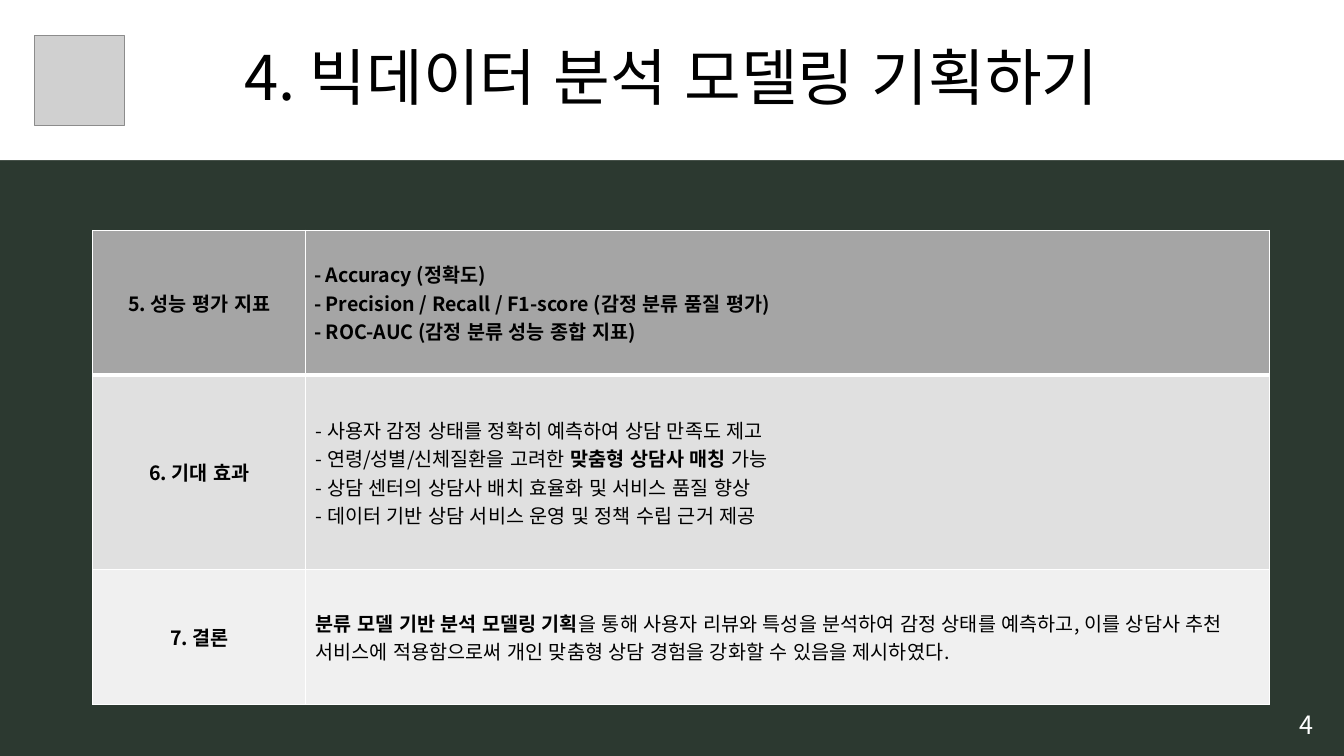
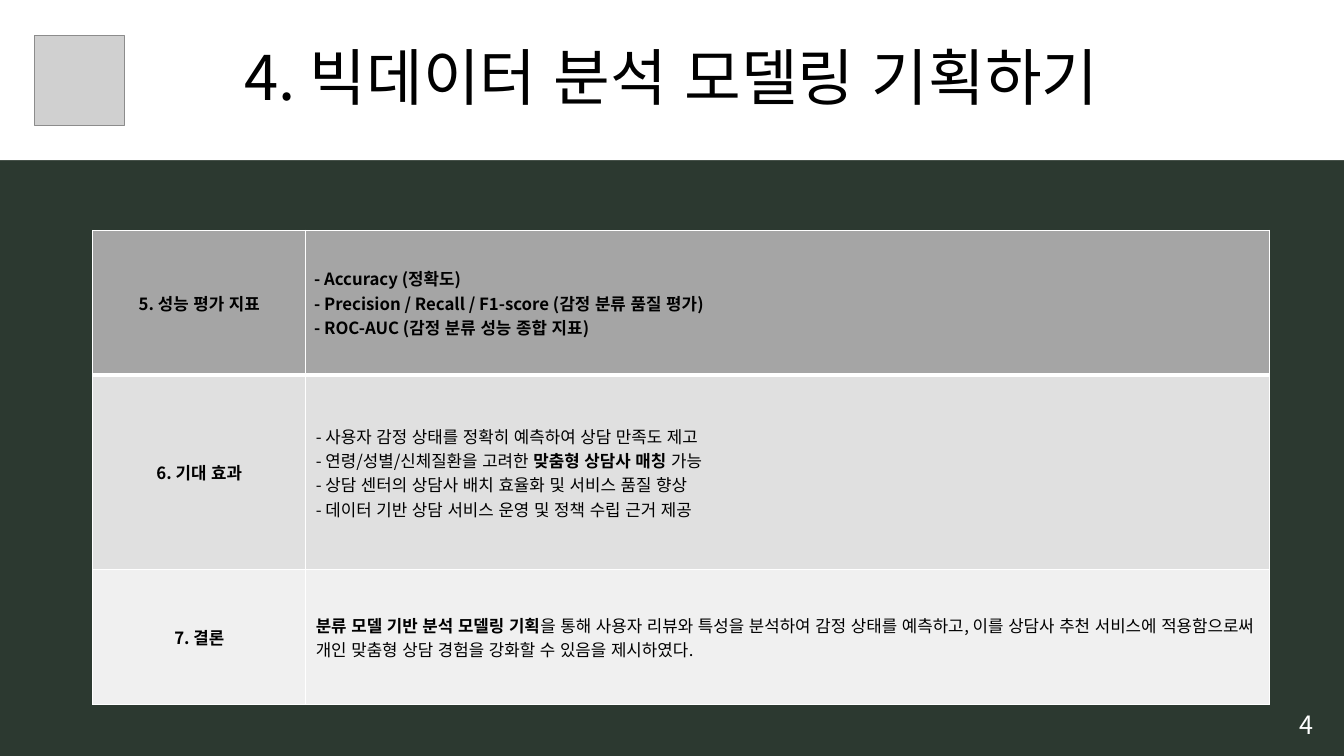
Before and after one commit to BIGDATA-UI-T3/Lastpage_Project, a slide deck: slide 8 of [모듈] 10. 빅데이터 분석기획_보금.pptx. Drawn at 1344x756 pixels with LibreOffice and Linux fonts; fonts in the diff are those of the drawing; grey boxes stand for pictures. Boxes give left, top, right and bottom in pixels: in the first picture for what was removed or moved away, otherwise in the second. Text is boxed around its words. In the diff, an @@ line names an element or a change of style, - is before the commit and + after.

```diff
--- a/[모듈] 10. 빅데이터 분석기획_보금.pptx
+++ b/[모듈] 10. 빅데이터 분석기획_보금.pptx
@@ table at [93,231,1269,705] @@
@@ size 14 to 12 pt @@
```
Also in this commit, not shown: 5 other slides changed, 1 slide added.
